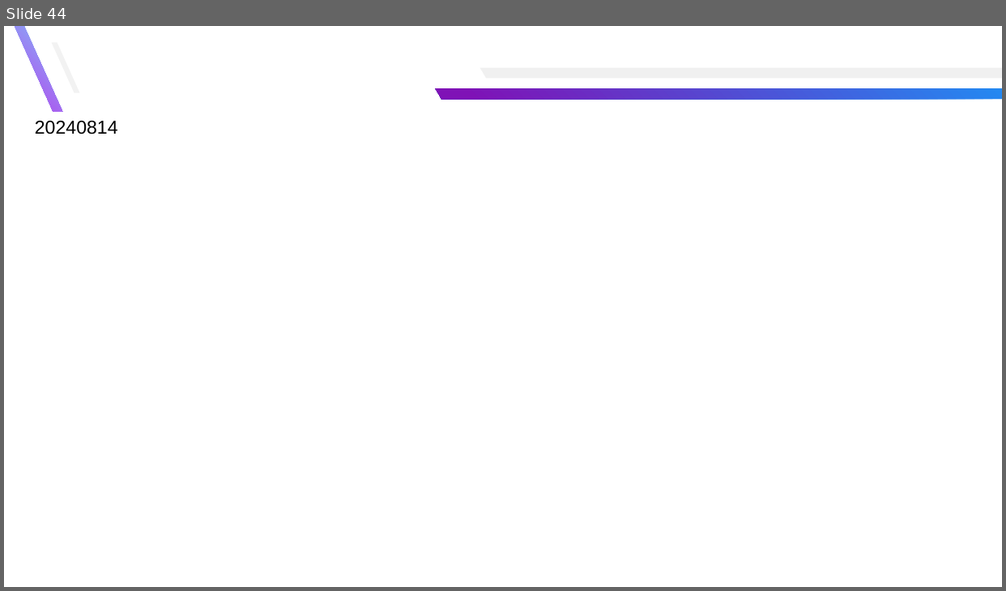
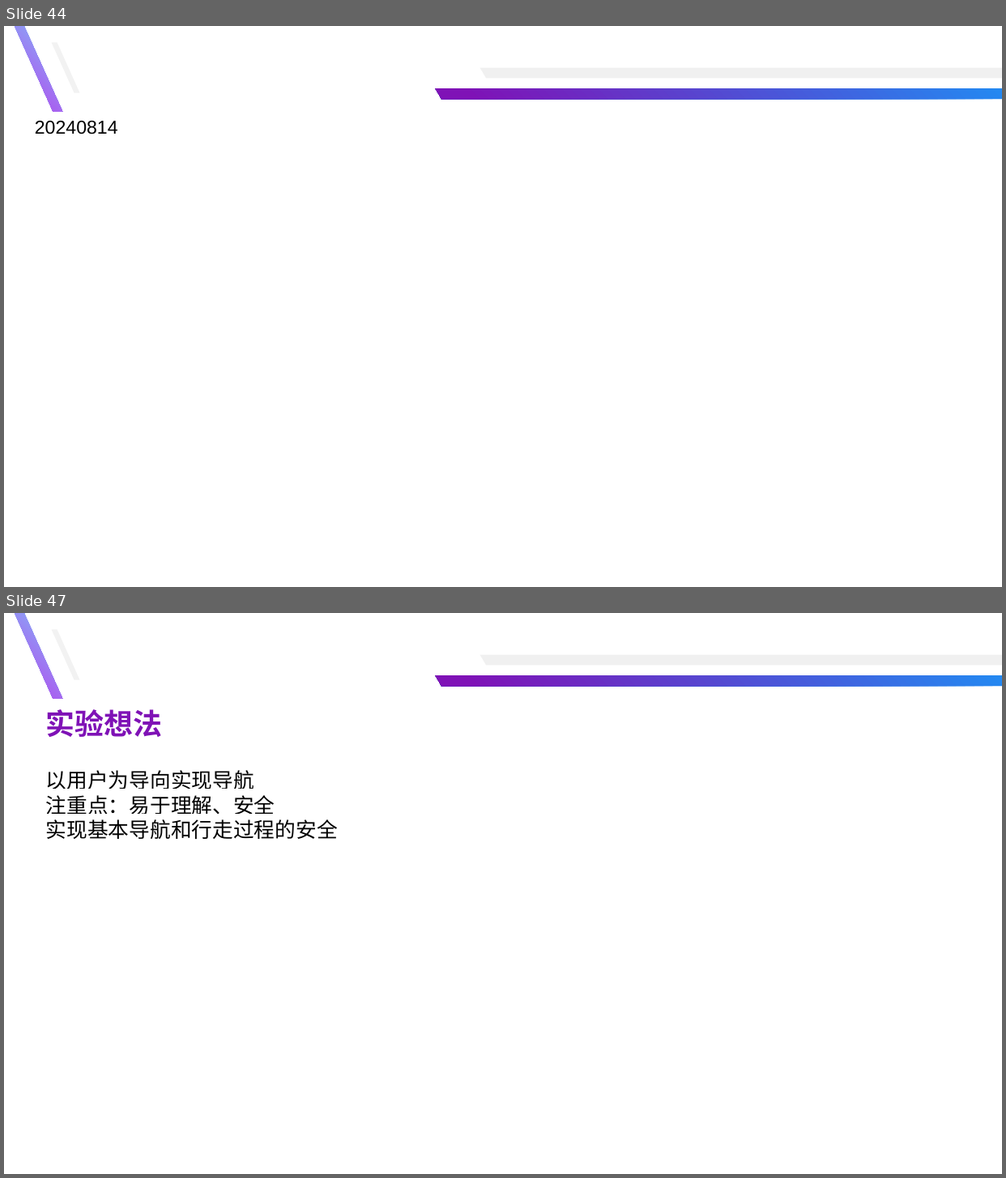
Before and after one commit to yuyongsong/Paper, a slide deck: 总结汇报-余泳松.pptx. Shown one above the other, each under a label of ours: slide 44 before the commit, slides 44 and 47 after it; the slides between them are not shown. The pictures are 1006x591 and 1006x1178 pixels, drawn with LibreOffice and Linux fonts; fonts in the diff are those of the drawing. Boxes give left, top, right and bottom in pixels: in the first picture for what was removed or moved away, otherwise in the second. Text is boxed around its words. In the diff, an @@ line names an element or a change of style, - is before the commit and + after.

```diff
--- a/总结汇报-余泳松.pptx
+++ b/总结汇报-余泳松.pptx
@@ slide 47 added at <box>4,613,1002,1174</box>, background #FFFFFF @@
@@ freeform shape added at <box>15,613,62,699</box>, fill gradient #81BDF8 to #B543ED @@
@@ freeform shape added at <box>52,629,80,679</box>, fill #F2F2F2 @@
@@ freeform shape added at <box>480,655,1002,666</box>, fill #F0F0F0 @@
@@ freeform shape added at <box>435,676,1002,687</box>, fill gradient #228AF2 to #7F12B6 @@
@@ text added at <box>46,709,163,737</box>, 28 pt, text #7F12B6, bold @@
+实验想法
@@ text added at <box>46,770,338,839</box>, 20 pt, text #000000 @@
+以用户为导向实现导航
+注重点：易于理解、安全
+实现基本导航和行走过程的安全
```
Also in this commit, not shown: 3 slides changed, 3 other slides added.
